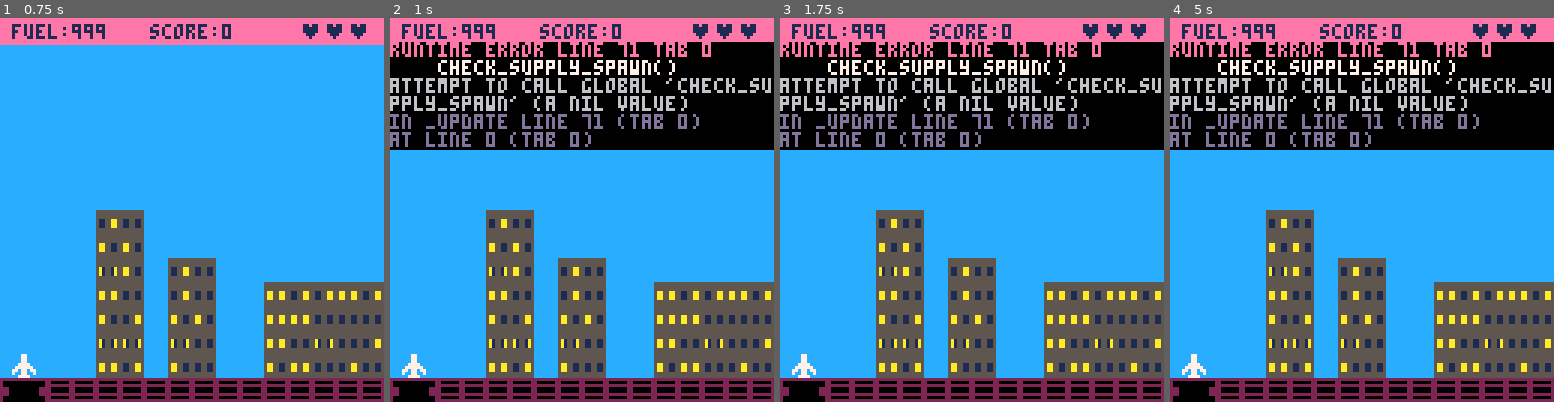
Above: before the commit, frames 1-4 (left to right).
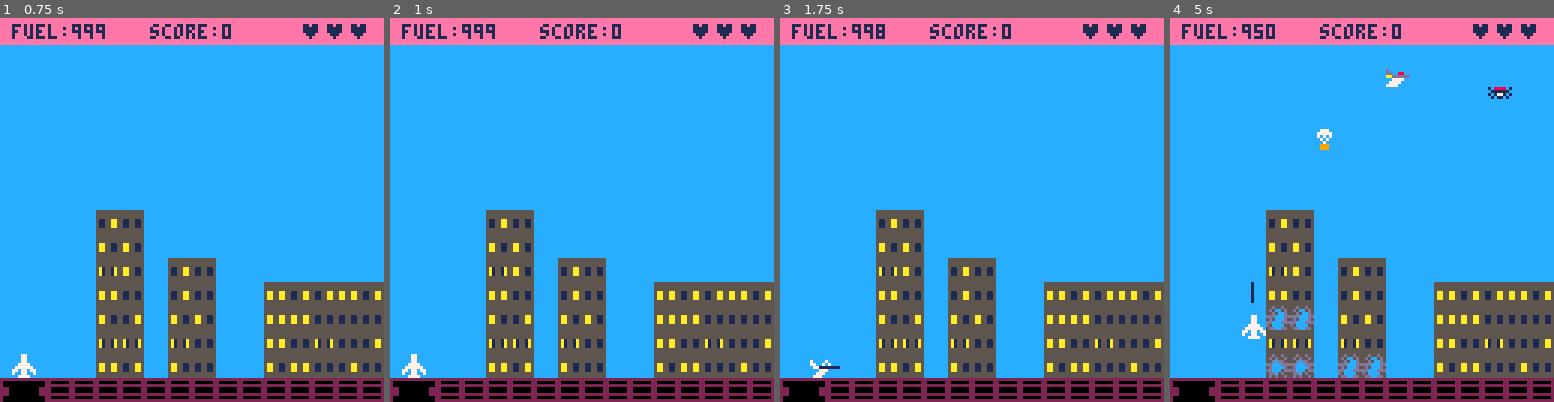
Above: after the commit, the same moments.

Repository: natebeaty/savepicoville
Game: PICO-8 cartridge savechicago.p8
The game is run twice, just before and just after one commit, with the same random seed, the same clock (stepped at 60 frames per second) and the same inputs.
Inputs:
- Up to frame 1 (0.75 s): tap O (Z key) at 0.7 s
- Up to frame 2 (1 s): no input
- Up to frame 3 (1.75 s): hold Right from 1.6 s (still down); tap O (Z key) at 1.7 s
- Up to frame 4 (5 s): release Right at 2.1 s; tap O (Z key) every 0.4 s from 2.1 to 4.9 s; hold Up 2.15-2.42 s; hold Right 2.47-3.03 s; hold Left 3.08-3.58 s; hold Down 3.63-3.97 s; hold Right 4.02-4.68 s; hold Up from 4.73 s (still down)

Frame 1 is identical in both runs. In frame 2, 28% of the frame differs, in the area x 0-100%, y 6-35%; in frame 3, 28%; in frame 4, 30%, in the area x 0-100%, y 2-94%.
Error before the commit: runtime error line 71 tab 0; check_supply_spawn(); attempt to call global 'check_supply_spawn' (a nil value)

Commit message:
supply/balloon sprites

Diff:
--- a/savechicago.p8
+++ b/savechicago.p8
@@ -3,6 +3,7 @@
 __lua__
 #include main.lua
 #include player.lua
+#include supply.lua
 #include enemies.lua
 #include bullets.lua
 #include collision.lua
@@ -164,7 +165,7 @@
 
 
 __gff__
-0003030303030303000100010100000002020000000000010000000000000000000000000001010100000000000000000000000000000000000000000000000000000000000000000000000000000000000000000000000000000000000000000000000000000000000000000000000000000000000000000000000000000000
+0003030303030101000100010100000002020000000000010000000000000000000000000001010100000000000000000000000000000000000000000000000000000000000000000000000000000000000000000000000000000000000000000000000000000000000000000000000000000000000000000000000000000000
 0000000000000000000000000000000000000000000000000000000000000000000000000000000000000000000000000000000000000000000000000000000000000000000000000000000000000000000000000000000000000000000000000000000000000000000000000000000000000000000000000000000000000000
 __map__
 0808080808080808080808080808080808080808080808080808080808080808080000000000000000000000000000000000000000000000000000000000000000000000000000000000000000000000000000000000000000000000000000000000000000000000000000000000000000000000000000000000000000000000
Not shown, changed: 23 lines of the sprite sheet (__gfx__) section of savechicago.p8
Not shown, changed: the sound effects (__sfx__) section of savechicago.p8
Not shown, changed: spritesheet.png
